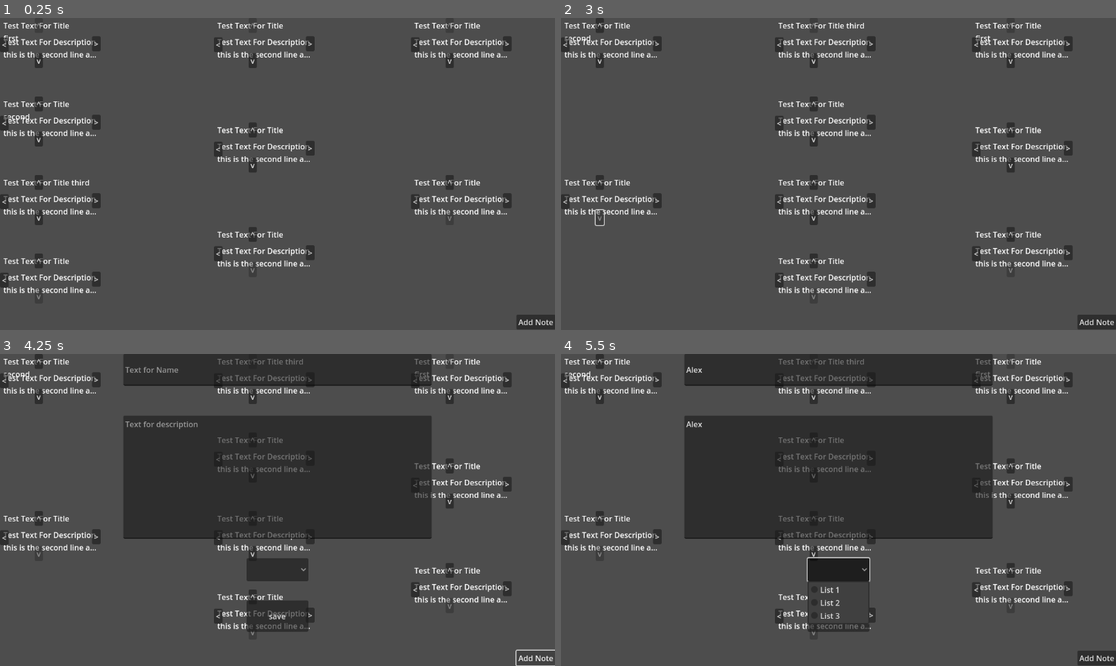
Above: before the commit, frames 1-4 (two rows, left to right).
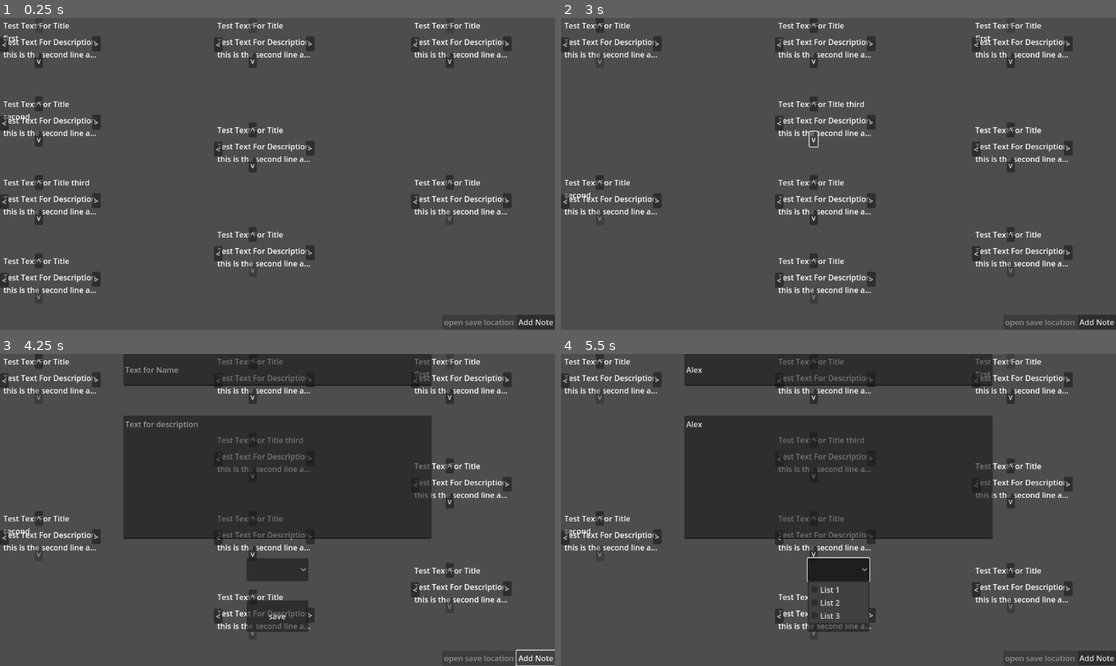
Above: after the commit, the same moments.

Repository: pandapanda135/todo_list
Game: Godot game, scene res://ui_test.tscn
The game is run twice, just before and just after one commit, with the same random seed, the same clock (stepped at 60 frames per second) and the same inputs. The project has no main scene, so this scene is started directly.
Inputs (mouse positions are in pixels of both pictures, inside the frame that each line leads up to):
- Up to frame 1 (0.25 s): no input
- Up to frame 2 (3 s): click "<" at 0.5 s; click "^" at 1.25 s; click ">" at 2 s; click "v" at 2.75 s
- Up to frame 3 (4.25 s): click "Add Note" at 3.5 s
- Up to frame 4 (5.5 s): click (838, 369) at 4.27 s; type "Alex" at 4.35 s; click (838, 478) at 4.5 s; type "Alex" at 4.58 s; click (838, 569) at 5 s

The runs differ from the first frame. In frame 1, less than 0.1% of the frame differs, in the area x 80-93%, y 96-100%; in frame 2, 0.3%, in the area x 0-93%, y 1-100%; in frame 3, 0.2%; in frame 4, 0.2%.

Commit message:
fix issues and stuff

Diff:
--- a/node_script.gd
+++ b/node_script.gd
@@ -15,6 +15,7 @@
 #by moving the code that spawn the code into the load_node function so it is being loaded
 #and moved which should be easier
 
+#TODO: could fix the issue of inaccurate arrow viability with a signal sent everytime a node spawns
 func _ready():
 	var _up_arrow_signal:bool = up_arrow.pressed.connect(check_node_position.bind(up_arrow))
 	var _left_arrow_singal:bool = left_arrow.pressed.connect(check_node_position.bind(left_arrow))
@@ -23,7 +24,7 @@
 	first_arrow_visibility_check()
 
 func check_node_position(clicked_node) -> void:
-	check_arrow_viablility()
+	check_arrow_visibility()
 	print("running move_node with",clicked_node)
 	match clicked_node:
 		up_arrow:
@@ -70,7 +71,7 @@
 	elif current_index <= new_children:
 		self.reparent(new_parent)
 		new_parent.move_child(self,current_index)
-	check_arrow_viablility()
+	check_arrow_visibility()
 
 func move_node_vertical(Down:bool) -> void:
 	var parent = get_parent()
@@ -79,24 +80,25 @@
 	if Down == true:
 		parent.move_child(self,current_index + 1)
 	else:
-		print("before move_child",get_parent().get_children())
+		# print("before move_child",get_parent().get_children())
 		parent.move_child(self,current_index - 1)
-		print("after move_child",get_parent().get_children())
-	check_arrow_viablility()
+		# print("after move_child",get_parent().get_children())
+	check_arrow_visibility()
 
+#TODO: when the node is made there is nothing beneath them so the down arrow will always be disabled until it moves
 #look if there is a node above or below current node if so then keep button enabled else set disabled
-func check_arrow_viablility() -> void:
+func check_arrow_visibility() -> void:
 	var child_nodes:Array = get_parent().get_children()
 	var node_index:int = child_nodes.find(self)
 	var max_index:int = self.get_parent().get_child_count()
-	print("nfgs",child_nodes)
+	# print("nfgs",child_nodes)
 	# print("FGIUHDGFSHIU",child_nodes[- 1])
 
 	first_arrow_visibility_check()
 	#fixes issues to do with when the top note is moved down and the new top note is not correctly updated to show that
 	#double check because I am a horrible programmer
 	if child_nodes[0].up_arrow.disabled == true and node_index >= 0:
-		print("adfgoihgiofdg",child_nodes[1])
+		# print("adfgoihgiofdg",child_nodes[1])
 		child_nodes[1].up_arrow.disabled = false
 	elif down_arrow.disabled == true and node_index < max_index:
 		# down_arrow.disabled = false
@@ -117,7 +119,7 @@
 		var node_index:int = child_nodes.find(self)
 		var node_index_1:int = node_index + 1
 		var max_index:int = self.get_parent().get_child_count()
-		print("OIGJSODGIO",max_index)
+		# print("OIGJSODGIO",max_index)
 		# print("IHDFSKJIOh",child_nodes[max_index - 2])
 		#up check
 		if child_nodes[node_index - 1] != child_nodes[-1]:
@@ -137,9 +139,9 @@
 		else:
 			print("down disabled")
 			down_arrow.disabled = true
-			print("asdo ",max_index)
-			print(child_nodes[max_index - 2])
-			print(child_nodes)
-			child_nodes[max_index - 2].down_arrow.disabled = false
+			# print("asdo ",max_index)
+			# print(child_nodes[max_index - 2])
+			# print(child_nodes)
+			# child_nodes[max_index - 2].down_arrow.disabled = false
 			print("I am after false",child_nodes[max_index - 2])
 			# down_arrow.disabled = true
--- a/project.godot
+++ b/project.godot
@@ -16,8 +16,8 @@
 
 [autoload]
 
+Gui="*res://scripts/gui_singleton.gd"
 SaveSystem="*res://scripts/save_system.gd"
-Gui="*res://scripts/gui_singleton.gd"
 
 [global_group]
 
--- a/savesystem.tscn
+++ b/savesystem.tscn
@@ -1,6 +1,5 @@
-[gd_scene load_steps=7 format=3 uid="uid://bux54jaws0j36"]
+[gd_scene load_steps=6 format=3 uid="uid://bux54jaws0j36"]
 
-[ext_resource type="Script" path="res://scripts/save_system.gd" id="1_el0jm"]
 [ext_resource type="PackedScene" uid="uid://dq7jxi5126bxr" path="res://name_enter.tscn" id="2_5glt4"]
 [ext_resource type="PackedScene" uid="uid://6ci0vroscf37" path="res://description_enter.tscn" id="3_wk161"]
 [ext_resource type="Script" path="res://scripts/description_save.gd" id="4_kjpw2"]
@@ -12,7 +11,6 @@
 anchors_preset = 0
 offset_right = 40.0
 offset_bottom = 40.0
-script = ExtResource("1_el0jm")
 
 [node name="TitleLabel" parent="." instance=ExtResource("2_5glt4")]
 layout_mode = 0
--- a/scripts/gui_singleton.gd
+++ b/scripts/gui_singleton.gd
@@ -1,13 +1,13 @@
 extends Node
 
-@onready var collection_2:VFlowContainer
-@onready var collection_3:VFlowContainer
-@onready var collection_1:VFlowContainer
+@onready var collection_1:VFlowContainer = get_parent().get_node("/root/Control/Collection1")
+@onready var collection_2:VFlowContainer = get_parent().get_node("/root/Control/Collection2")
+@onready var collection_3:VFlowContainer = get_parent().get_node("/root/Control/Collection3")
 
 @onready var collections_array:Array[VFlowContainer]
 
 func _ready() -> void:
-	pass
+	print("collections1",collection_1)
 
 func _process(delta):
 	pass
--- a/scripts/save_system.gd
+++ b/scripts/save_system.gd
@@ -46,6 +46,7 @@
 	if save_amount != 0 and len(file_name_array) != 0: #ugly disgusting if statment but theres too many potential edge cases with these files so I guess it works
 		for i in save_amount:
 			if FileAccess.file_exists("user://note_%s.json" % i):
+				print("ABOUT TO RUN ADD_AND_CHANGE",i)
 				add_and_change_made_nodes(i)
 			else:
 				print("user://note_%s.json doesnt exist" % i)
--- a/ui_test.tscn
+++ b/ui_test.tscn
@@ -1,9 +1,10 @@
-[gd_scene load_steps=5 format=3 uid="uid://4ohhu5aryk3p"]
+[gd_scene load_steps=6 format=3 uid="uid://4ohhu5aryk3p"]
 
 [ext_resource type="PackedScene" uid="uid://dg8lmyc0ukc1u" path="res://individual_node_test.tscn" id="1_8cr15"]
 [ext_resource type="Script" path="res://gui_main.gd" id="1_qvqwe"]
 [ext_resource type="PackedScene" uid="uid://d1dw4yunexyww" path="res://Modal.tscn" id="3_a3yvw"]
 [ext_resource type="Script" path="res://add_note_ui.gd" id="4_70acs"]
+[ext_resource type="Script" path="res://scripts/save_location.gd" id="5_tkmw1"]
 
 [node name="Control" type="Control"]
 layout_mode = 3
@@ -84,6 +85,16 @@
 "
 script = ExtResource("4_70acs")
 
+[node name="Button2" type="Button" parent="."]
+top_level = true
+layout_mode = 0
+offset_left = 918.0
+offset_top = 616.0
+offset_right = 1071.0
+offset_bottom = 647.0
+text = "open save location"
+script = ExtResource("5_tkmw1")
+
 [editable path="Collection1/Control"]
 [editable path="Collection1/Control2"]
 [editable path="Collection1/Control3"]
